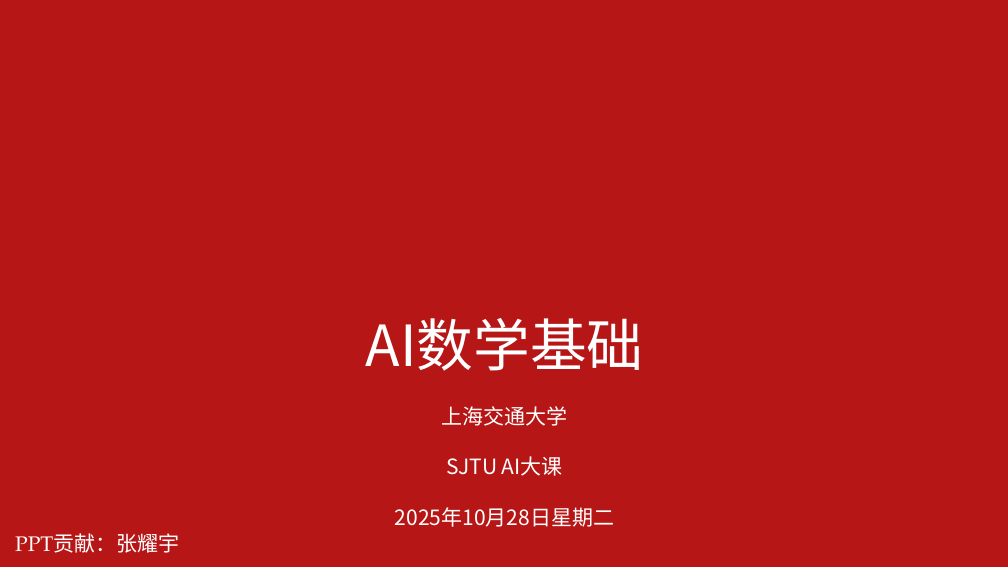
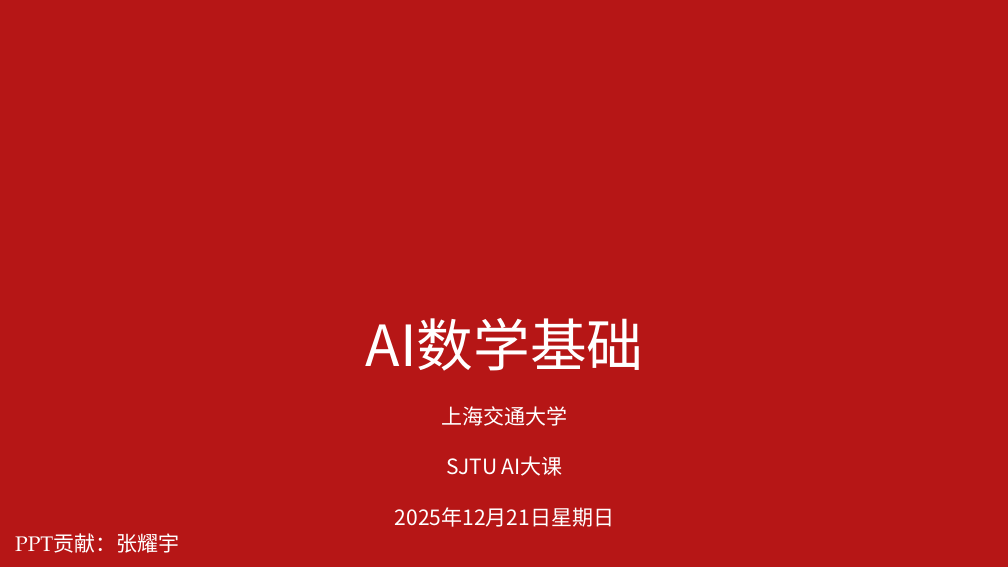
Before and after one commit to AI-Basic-Education/SJTU-Undergraduate-AI-basis, a slide deck: slide 1 of 第3-4节-AI数学基础-张耀宇.pptx. Drawn at 1008x567 pixels with LibreOffice and Linux fonts; fonts in the diff are those of the drawing; background and template pictures are left out. Boxes give left, top, right and bottom in pixels: in the first picture for what was removed or moved away, otherwise in the second. Text is boxed around its words. In the diff, an @@ line names an element or a change of style, - is before the commit and + after.

```diff
--- a/第3-4节-AI数学基础-张耀宇.pptx
+++ b/第3-4节-AI数学基础-张耀宇.pptx
@@ text at [395,507,615,527]: text changed @@
-2025年10月28日星期二
+2025年12月21日星期日
```
Also in this commit, not shown: 7 slides added, 31 other files.
